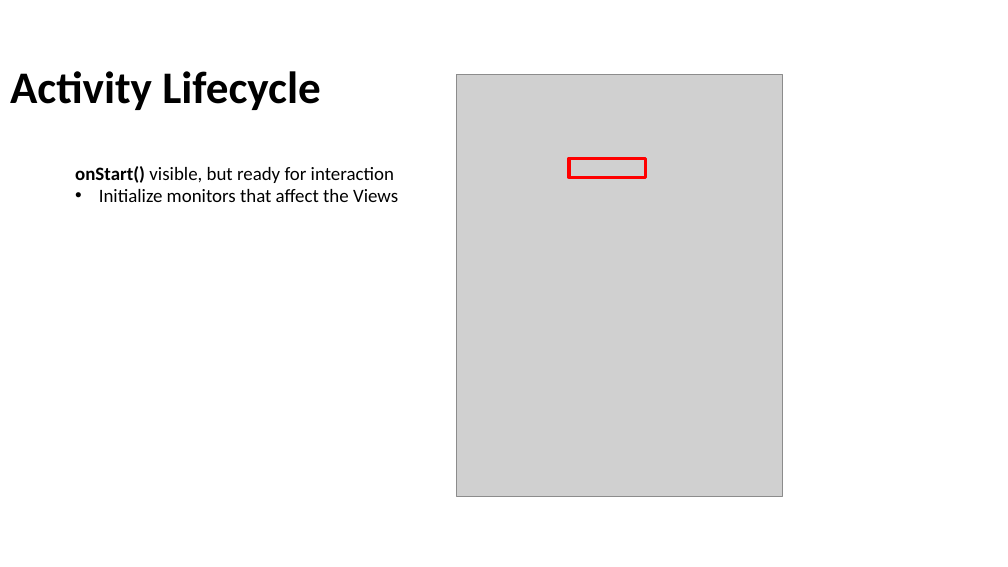
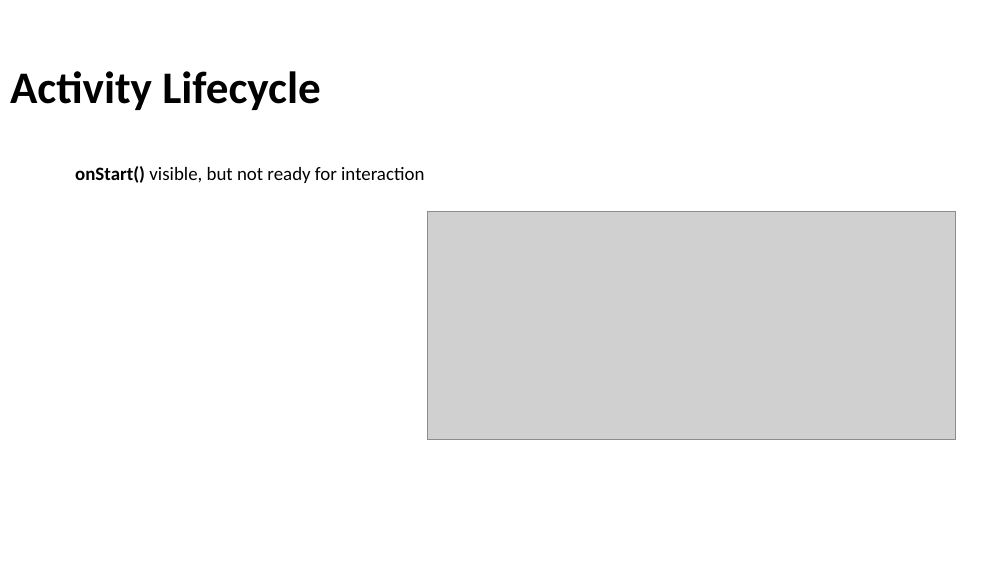
Before and after one commit to Batch-xx/Android-Lunch-Learn, a slide deck: slide 16 of slides/Android Studio_Activities_Fragments.pptx (slide 15 before the commit). Drawn at 1008x567 pixels with LibreOffice and Linux fonts; fonts in the diff are those of the drawing; grey boxes stand for pictures; background and template pictures are left out. Boxes give left, top, right and bottom in pixels: in the first picture for what was removed or moved away, otherwise in the second. Text is boxed around its words. In the diff, an @@ line names an element or a change of style, - is before the commit and + after.

Commit message:
Added kristen M. activity diagram

```diff
--- a/slides/Android Studio_Activities_Fragments.pptx
+++ b/slides/Android Studio_Activities_Fragments.pptx
@@ picture removed at bbox=[457, 75, 783, 496] @@
@@ text at bbox=[75, 166, 424, 183]: text changed @@
-onStart() visible, but ready for interaction
-• Initialize monitors that affect the Views
+onStart() visible, but not ready for interaction
@@ rectangle removed at bbox=[569, 158, 646, 177] @@
@@ picture added at bbox=[427, 211, 956, 439] @@
```
Also in this commit, not shown: 6 other slides changed, 4 slides added, 2 other files.
